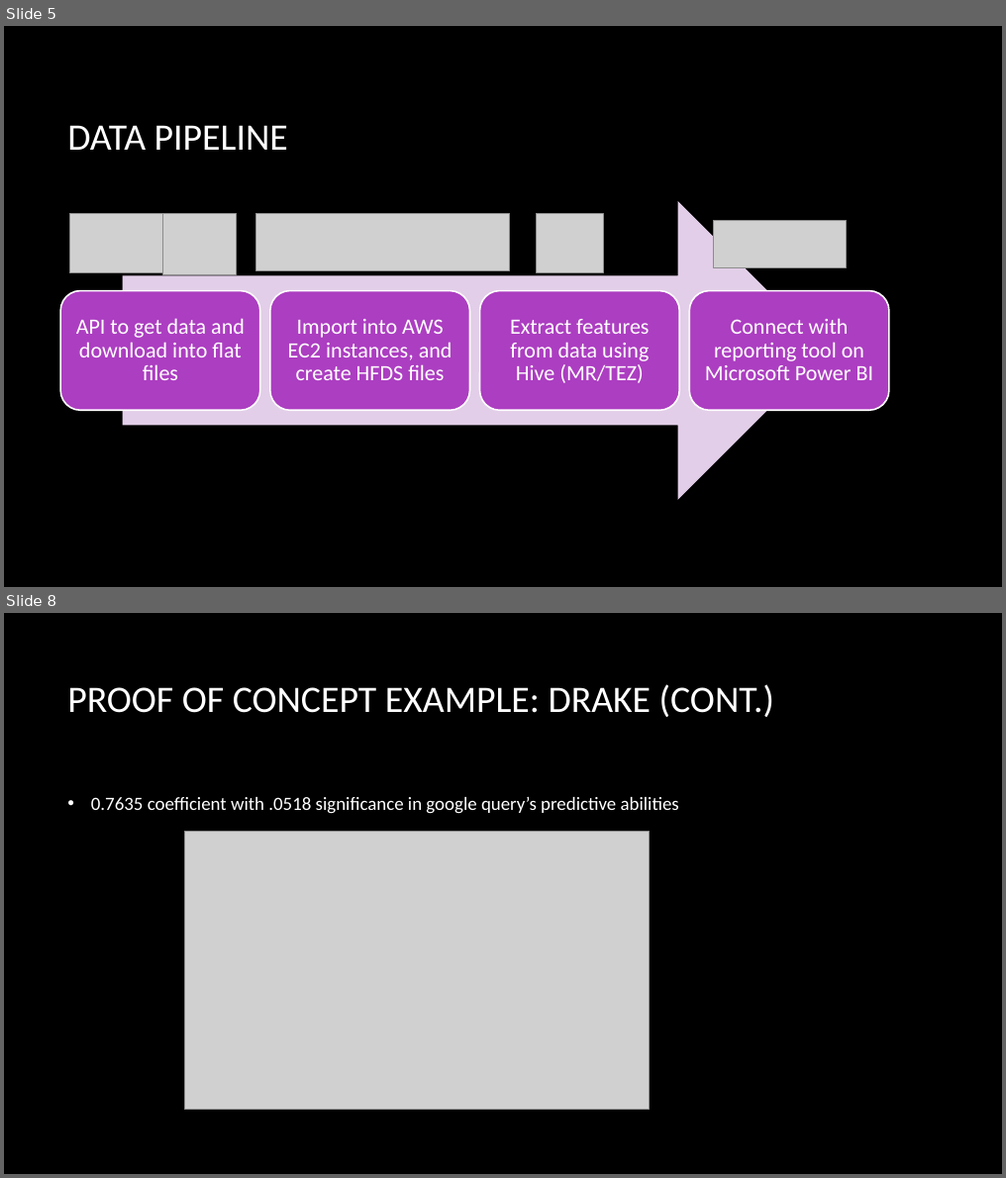
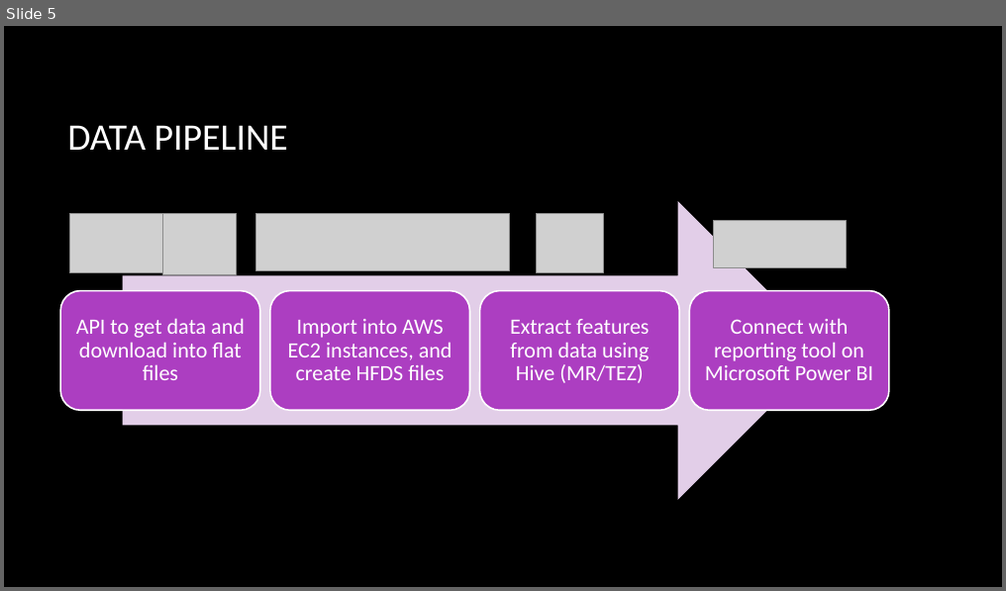
Before and after one commit to yanglinfang/w205_final_project, a slide deck: w205Presentation_UmberLin.pptx. Shown one above the other, each under a label of ours: slides 5 and 8 before the commit, slide 5 after it; the slides between them are not shown. The pictures are 1006x1178 and 1006x591 pixels, drawn with LibreOffice and Linux fonts; fonts in the diff are those of the drawing; grey boxes stand for pictures; background and template pictures are left out. Boxes give left, top, right and bottom in pixels: in the first picture for what was removed or moved away, otherwise in the second. Text is boxed around its words. In the diff, an @@ line names an element or a change of style, - is before the commit and + after.

```diff
--- a/w205Presentation_UmberLin.pptx
+++ b/w205Presentation_UmberLin.pptx
@@ slide 8 removed at [4,613,1002,1174], background picture (left out) @@
@@ title removed at [67,684,774,717] @@
-PROOF OF CONCEPT EXAMPLE: DRAKE (CONT.)
@@ text removed at [91,797,679,814] @@
-• 0.7635 coefficient with .0518 significance in google query’s predictive abilities
@@ picture removed at [184,831,649,1109] @@
```
Also in this commit, not shown: 4 slides changed, 6 slides added, 3 other slides removed.
